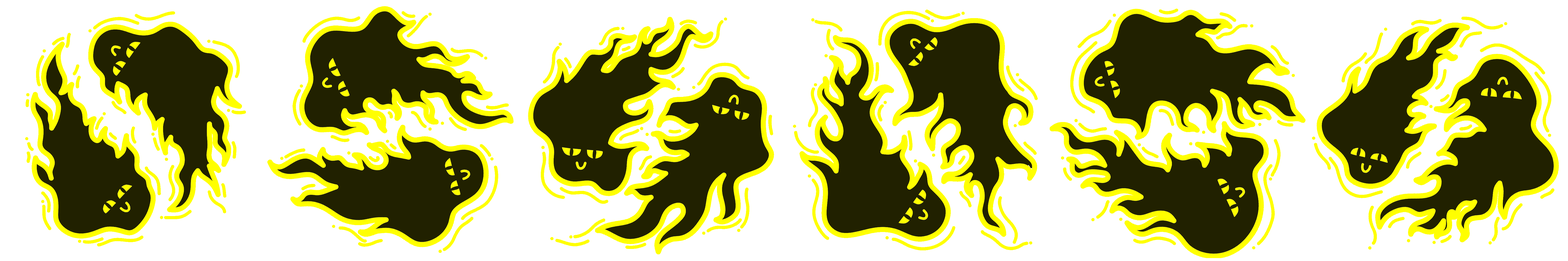
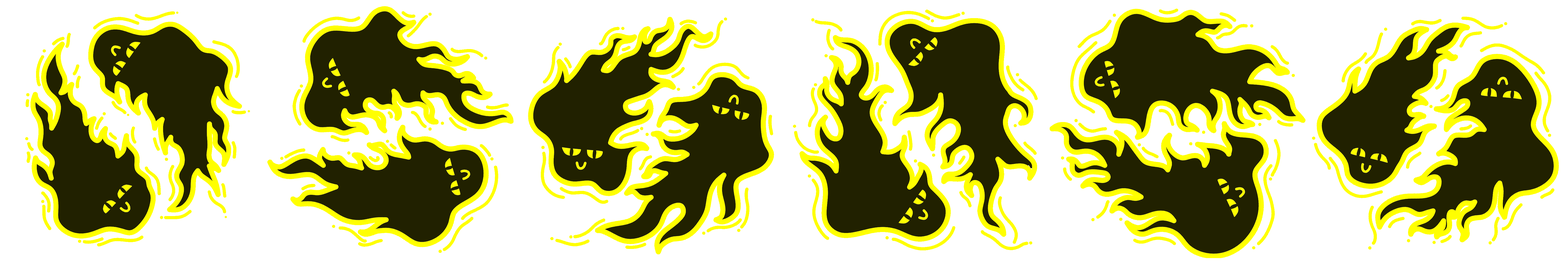
Layers edited between the first and the second 1568px x 261px image:
painted on "Layer 7 copy" over [88, 11, 251, 219]
showed "Layer 5" over [126, 11, 1454, 219]
showed "sibur_animation_base-01" over [88, 11, 1454, 219]
showed "Layer 1" over [88, 11, 1454, 219]